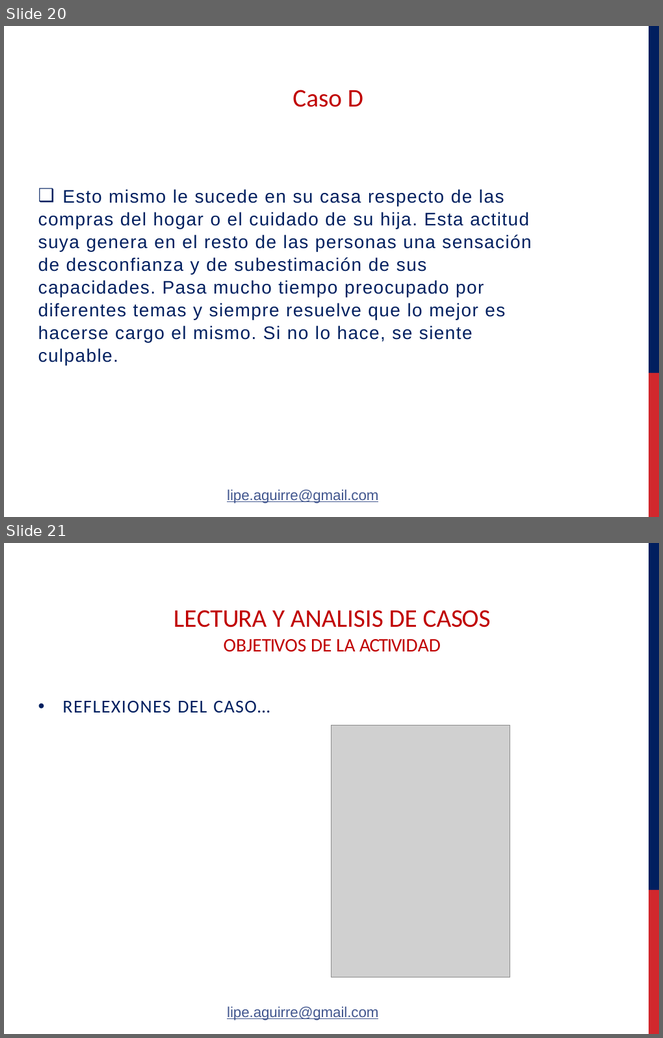
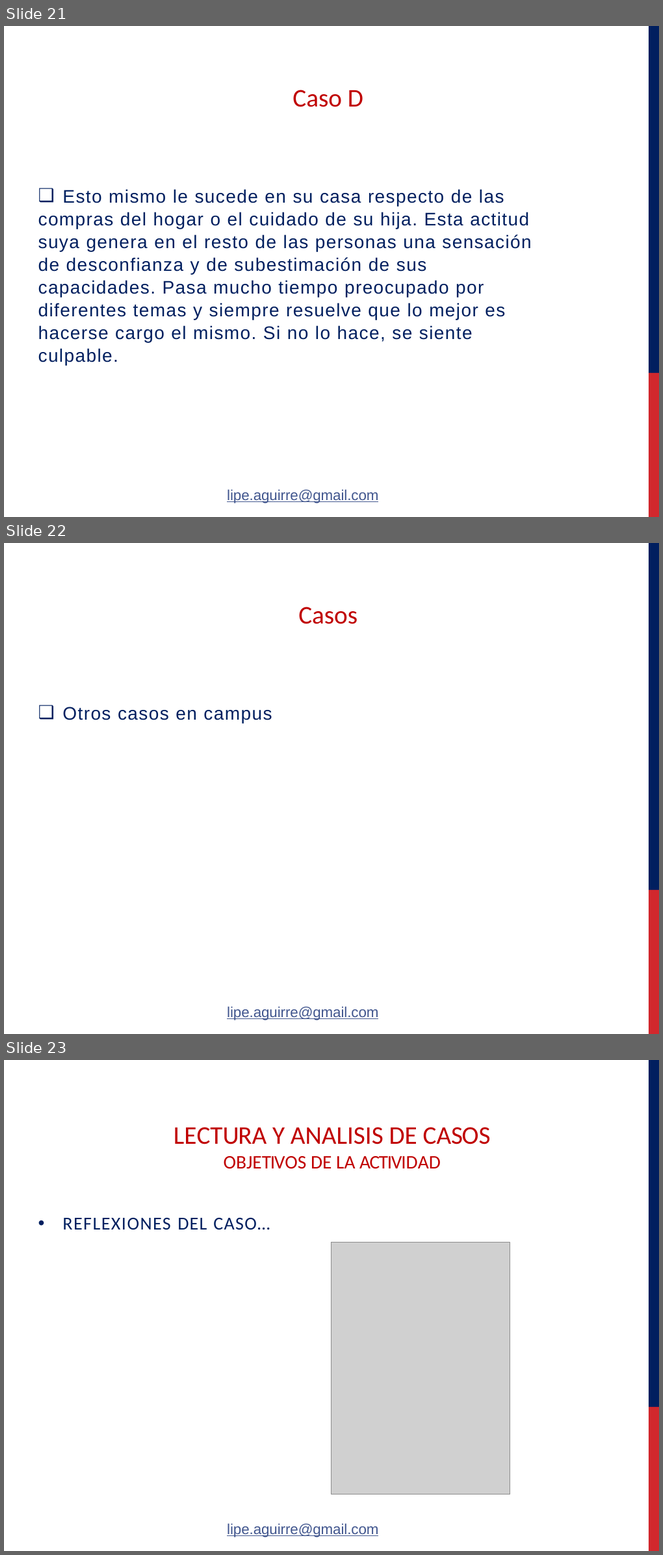
Before and after one commit to felipeaguirre66/FavaloroPerso, a slide deck: Clase 1/Powers/Aguirre - Psicologia de la Personalidad clase Practico 1° 16PF - Lectura de casos - Lic Sanchez Sanda.pptx. Shown one above the other, each under a label of ours: slides 20 and 21 before the commit, slides 21, 22 and 23 after it. The pictures are 663x1038 and 663x1555 pixels, drawn with LibreOffice and Linux fonts; fonts in the diff are those of the drawing; grey boxes stand for pictures; background and template pictures are left out. Boxes give left, top, right and bottom in pixels: in the first picture for what was removed or moved away, otherwise in the second. Text is boxed around its words. In the diff, an @@ line names an element or a change of style, - is before the commit and + after.

```diff
--- a/Clase 1/Powers/Aguirre - Psicologia de la Personalidad clase Practico 1° 16PF - Lectura de casos - Lic Sanchez Sanda.pptx
+++ b/Clase 1/Powers/Aguirre - Psicologia de la Personalidad clase Practico 1° 16PF - Lectura de casos - Lic Sanchez Sanda.pptx
@@ slide 22 added at [4,543,659,1034], background #FFFFFF; not listed: 2 template elements that a slide beside it also shows @@
@@ title added at [298,607,358,624], 28 pt, text #C00000 @@
+Casos
@@ text added at [62,707,272,723], 20 pt, text #001F5F @@
+❑ Otros casos en campus
@@ text added at [227,1006,378,1021], 16 pt, text #41568E, underline @@
+lipe.aguirre@gmail.com
@@ what was slide 20 is now slide 21 @@
@@ what was slide 21 is now slide 23 @@
```
Also in this commit, not shown: 2 slides changed, 1 other slide added, 3 other files.
